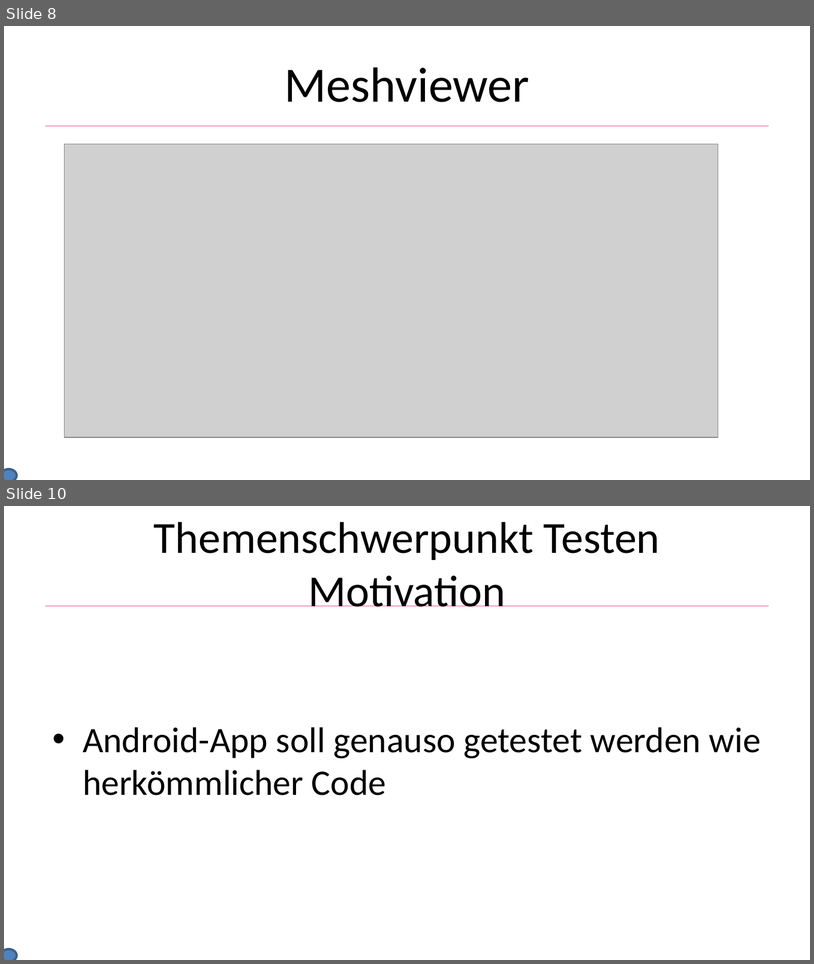
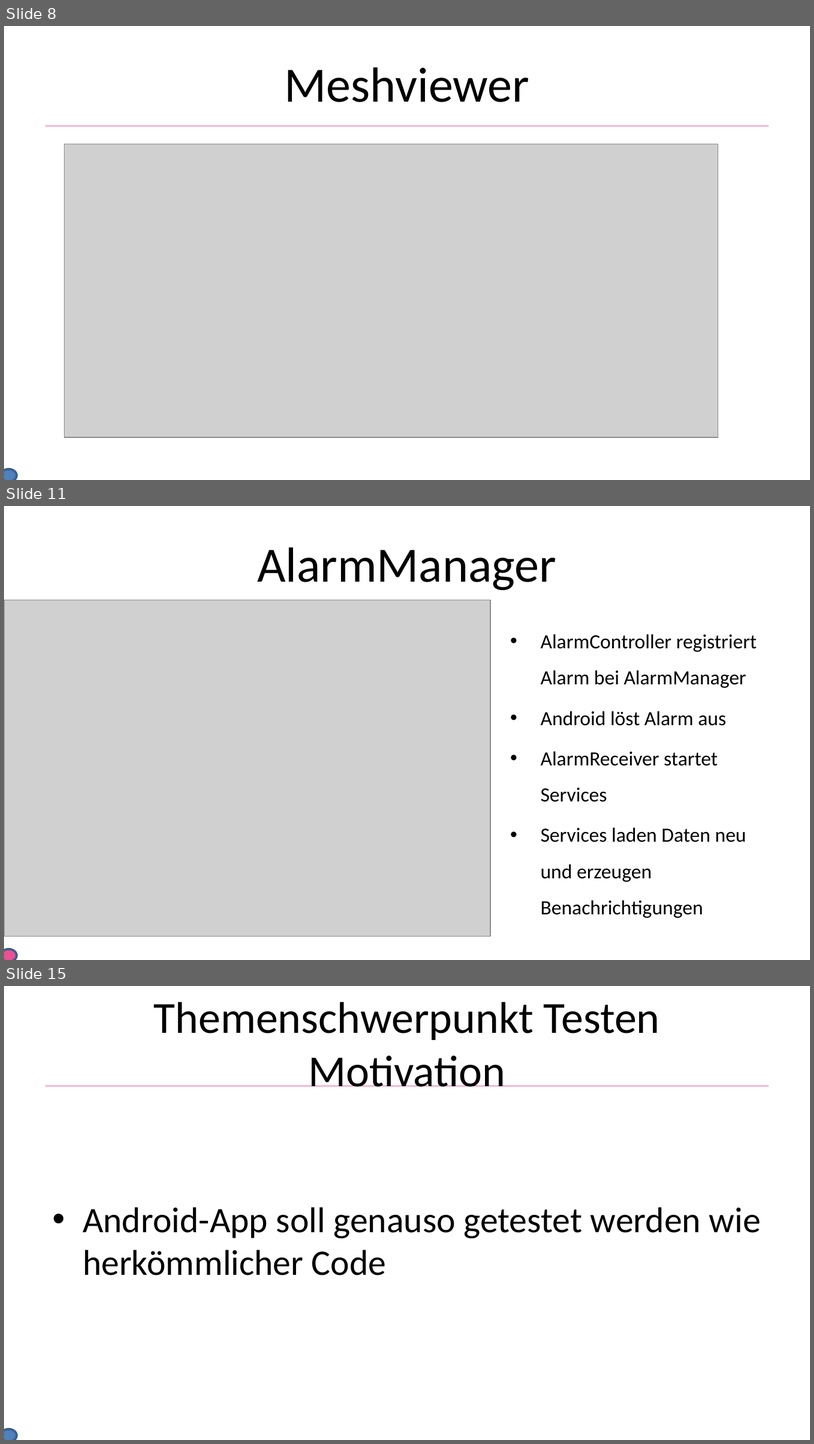
Before and after one commit to He1md4ll/MobileMeshViewer, a slide deck: docs/mobile_meshviewer_praezi.pptx. Shown one above the other, each under a label of ours: slides 8 and 10 before the commit, slides 8, 11 and 15 after it; the slides between them are not shown. The pictures are 814x964 and 814x1444 pixels, drawn with LibreOffice and Linux fonts; fonts in the diff are those of the drawing; grey boxes stand for pictures; background and template pictures are left out. Boxes give left, top, right and bottom in pixels: in the first picture for what was removed or moved away, otherwise in the second. Text is boxed around its words. In the diff, an @@ line names an element or a change of style, - is before the commit and + after.

```diff
--- a/docs/mobile_meshviewer_praezi.pptx
+++ b/docs/mobile_meshviewer_praezi.pptx
@@ slide 11 added at bbox=[4, 506, 810, 960], background #FFFFFF @@
@@ title added at bbox=[257, 547, 557, 590], 44 pt, text #000000 @@
+AlarmManager
@@ picture added at bbox=[4, 600, 490, 936] @@
@@ text added at bbox=[541, 634, 757, 918], 18 pt, text #000000 @@
+• AlarmController registriert Alarm bei AlarmManager
+• Android löst Alarm aus
+• AlarmReceiver startet Services
+• Services laden Daten neu und erzeugen Benachrichtigungen
@@ ellipse added at bbox=[4, 949, 17, 960], fill #EA5092, outline #3A5F8C 2 pt @@
@@ what was slide 10 is now slide 15 @@
```
Also in this commit, not shown: 6 slides changed, 5 other slides added, 1 slide removed.
